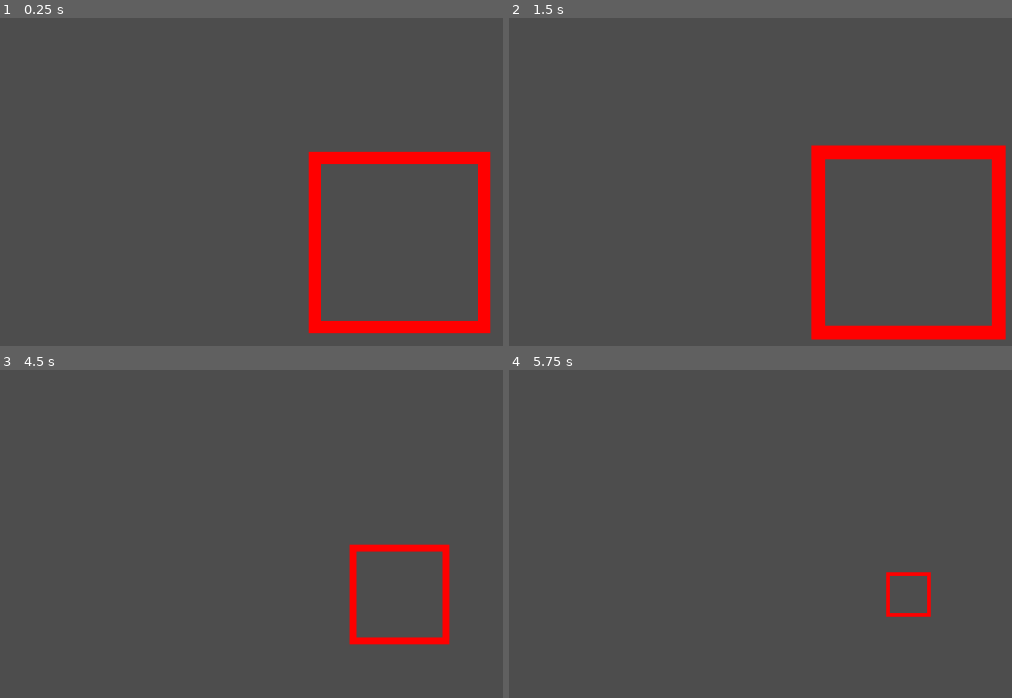
Above: before the commit, frames 1-4 (two rows, left to right).
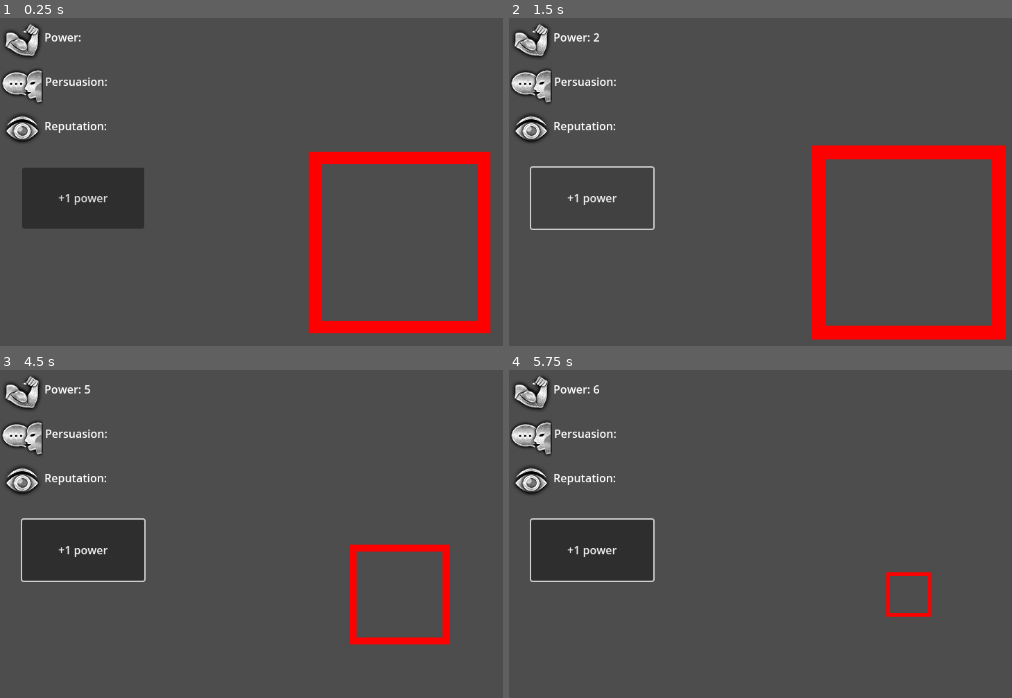
Above: after the commit, the same moments.

Repository: ketexon/ld56-team-3
Game: Godot game, scene res://game.tscn
Same seed, same stepped clock (60 frames per second), same inputs: the game is played once before the commit and once after it.
Inputs (mouse positions are in pixels of both pictures, inside the frame that each line leads up to):
- Up to frame 1 (0.25 s): no input
- Up to frame 2 (1.5 s): click (594, 198) at 0.5 s, where only the run after the commit has a clickable "+1 power"; click (594, 198) at 1.25 s, where only the run after the commit has a clickable "+1 power"
- Up to frame 3 (4.5 s): click (85, 550) at 2 s, where only the run after the commit has a clickable "+1 power"; tap Enter at 2.75, 4.25 s; move the mouse to (outside the picture) at 2.77 s; hold Space (center_on_colony) 2.78-3.53 s; click (outside the picture) at 2.92 s; move the mouse to (241, 616) at 3.52 s; tap 1 (zoom_0) at 3.6 s; click (241, 616) at 3.67 s; move the mouse to (477, 494) at 4.27 s; hold 2 (zoom_1) from 4.28 s (still down); click (477, 494) at 4.42 s
- Up to frame 4 (5.75 s): tap Space (center_on_colony) at 5 s; move the mouse to (866, 684) at 5.02 s; release 2 (zoom_1) at 5.03 s; tap 3 (zoom_2) at 5.1 s; click (866, 684) at 5.17 s

The runs differ from the first frame. In frame 1, 6.3% of the frame differs, in the area x 0-29%, y 1-65%; in frame 2, 2.4%; in frame 3, 6.6%; in frame 4, 6.6%, in the area x 0-30%, y 1-65%.

Commit message:
crisis averted?

Diff:
--- a/UI.tscn
+++ b/UI.tscn
@@ -1,6 +1,7 @@
-[gd_scene load_steps=3 format=3 uid="uid://cqifqaefnu4ty"]
+[gd_scene load_steps=4 format=3 uid="uid://cqifqaefnu4ty"]
 
-[ext_resource type="PackedScene" uid="uid://dcfs1rukvq4xb" path="res://Shop/Shop.tscn" id="1_unh4r"]
+[ext_resource type="PackedScene" uid="uid://dahwiigjcdwd2" path="res://UI/elements/hud.tscn" id="1_k7kj1"]
+[ext_resource type="PackedScene" uid="uid://dv6rcqp7r8e6l" path="res://Shop/Shop.tscn" id="1_unh4r"]
 [ext_resource type="PackedScene" uid="uid://3bnwa1355cj1" path="res://Selection/SelectionControls.tscn" id="2_75c5h"]
 
 [node name="CanvasLayer" type="CanvasLayer"]
@@ -8,3 +9,5 @@
 [node name="Shop" parent="." instance=ExtResource("1_unh4r")]
 
 [node name="SelectionControls" parent="." instance=ExtResource("2_75c5h")]
+
+[node name="HUD" parent="." instance=ExtResource("1_k7kj1")]
--- /dev/null
+++ b/UI/elements/add_power.gd
@@ -0,0 +1 @@
+extends Button
--- /dev/null
+++ b/UI/elements/hud.gd
@@ -0,0 +1,20 @@
+extends Control
+
+# Stats to be displayed
+@export var Power : Label
+@export var Persuasion : Label
+@export var Reputation : Label
+
+# updating labels
+func update_power(number : int):
+	%powerLab.text = "Power: " + str(number)
+func update_pers(number : int):
+	%persuasionLab.text = "Power: " + str(number)
+func update_rep(number : int):
+	%reputationLab.text = "Power: " + str(number)
+
+var powerDebug = 0
+
+func _on_add_power_pressed() -> void:
+	powerDebug += 1
+	update_power(powerDebug)
--- /dev/null
+++ b/UI/elements/hud.tscn
@@ -0,0 +1,92 @@
+[gd_scene load_steps=6 format=3 uid="uid://dahwiigjcdwd2"]
+
+[ext_resource type="Script" path="res://UI/elements/hud.gd" id="1_4cnid"]
+[ext_resource type="Script" path="res://UI/elements/add_power.gd" id="2_ax3fe"]
+[ext_resource type="Texture2D" uid="uid://sc3hj2xd7a2y" path="res://UI/assets/placeholders/Persuasion_Icon.png" id="2_njaq8"]
+[ext_resource type="Texture2D" uid="uid://cikguryis8yqd" path="res://UI/assets/placeholders/Perception_Icon.png" id="3_71ma2"]
+[ext_resource type="Texture2D" uid="uid://blgfp3r8p8851" path="res://UI/assets/placeholders/Athletics_Icon.png" id="4_3xv8s"]
+
+[node name="HUD" type="Control"]
+layout_mode = 3
+anchors_preset = 15
+anchor_right = 1.0
+anchor_bottom = 1.0
+grow_horizontal = 2
+grow_vertical = 2
+script = ExtResource("1_4cnid")
+
+[node name="stats" type="Control" parent="."]
+layout_mode = 2
+anchors_preset = 0
+anchor_right = 0.166667
+anchor_bottom = 0.296296
+grow_vertical = 2
+
+[node name="PersuasionIcon" type="Sprite2D" parent="stats"]
+position = Vector2(32, 96)
+texture = ExtResource("2_njaq8")
+
+[node name="PerceptionIcon" type="Sprite2D" parent="stats"]
+position = Vector2(32, 160)
+texture = ExtResource("3_71ma2")
+
+[node name="AthleticsIcon" type="Sprite2D" parent="stats"]
+position = Vector2(32, 32)
+texture = ExtResource("4_3xv8s")
+
+[node name="powerLab" type="Label" parent="stats"]
+unique_name_in_owner = true
+layout_mode = 2
+anchor_top = 0.083
+anchor_right = 1.0
+anchor_bottom = 0.208
+offset_left = 64.0
+offset_top = 0.0639992
+offset_right = 64.0
+offset_bottom = 1.064
+text = "Power: "
+vertical_alignment = 1
+
+[node name="persuasionLab" type="Label" parent="stats"]
+unique_name_in_owner = true
+layout_mode = 2
+anchor_left = 0.015
+anchor_top = 0.417
+anchor_right = 1.0
+anchor_bottom = 0.542
+offset_left = 62.08
+offset_top = -0.064003
+offset_right = 64.0
+offset_bottom = 0.935989
+text = "Persuasion:
+"
+vertical_alignment = 1
+
+[node name="reputationLab" type="Label" parent="stats"]
+unique_name_in_owner = true
+layout_mode = 2
+anchor_top = 0.75
+anchor_right = 1.0
+anchor_bottom = 0.875
+offset_left = 64.0
+offset_top = -1.52588e-05
+offset_right = 64.0
+offset_bottom = 0.999985
+text = "Reputation: "
+vertical_alignment = 1
+
+[node name="add power" type="Button" parent="."]
+layout_mode = 1
+anchors_preset = -1
+anchor_left = 0.028
+anchor_top = 0.333
+anchor_right = 0.181
+anchor_bottom = 0.469
+offset_left = -0.256001
+offset_top = 0.216003
+offset_right = -0.512009
+offset_bottom = 0.0879822
+text = "+1 power"
+script = ExtResource("2_ax3fe")
+
+[connection signal="pressed" from="add power" to="." method="_on_add_power_pressed"]
Binary file added: UI/assets/placeholders/Athletics_Icon.png
Not shown, added: UI/assets/placeholders/Athletics_Icon.png.import
Binary file added: UI/assets/placeholders/Perception_Icon.png
Not shown, added: UI/assets/placeholders/Perception_Icon.png.import
Binary file added: UI/assets/placeholders/Persuasion_Icon.png
Not shown, added: UI/assets/placeholders/Persuasion_Icon.png.import
